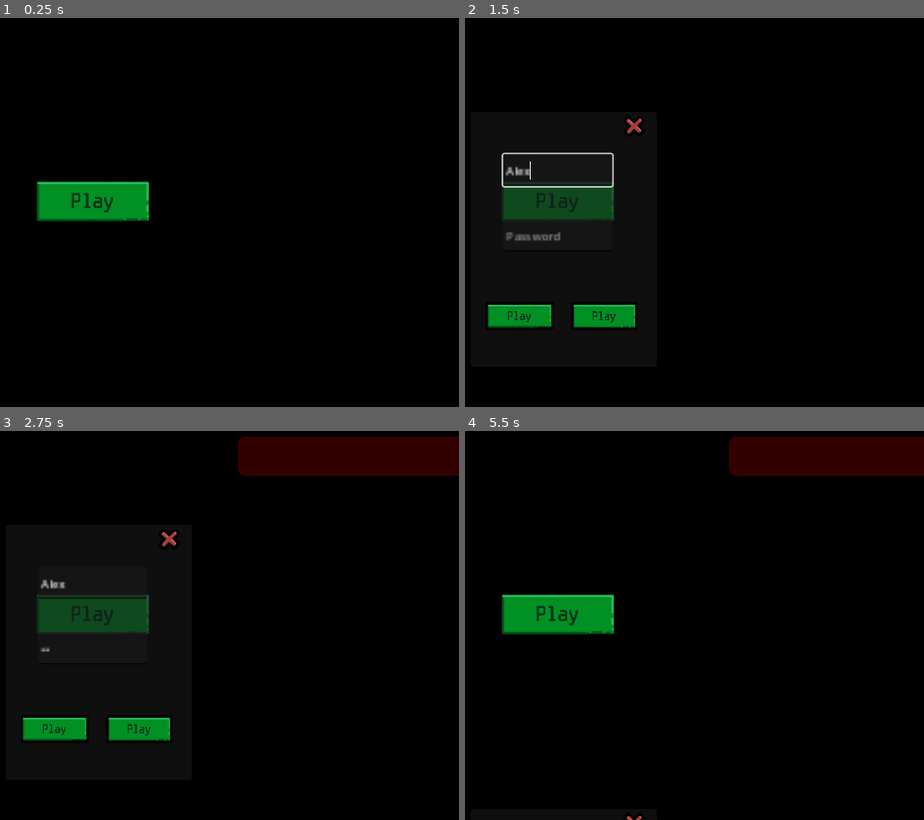
Above: before the commit, frames 1-4 (two rows, left to right).
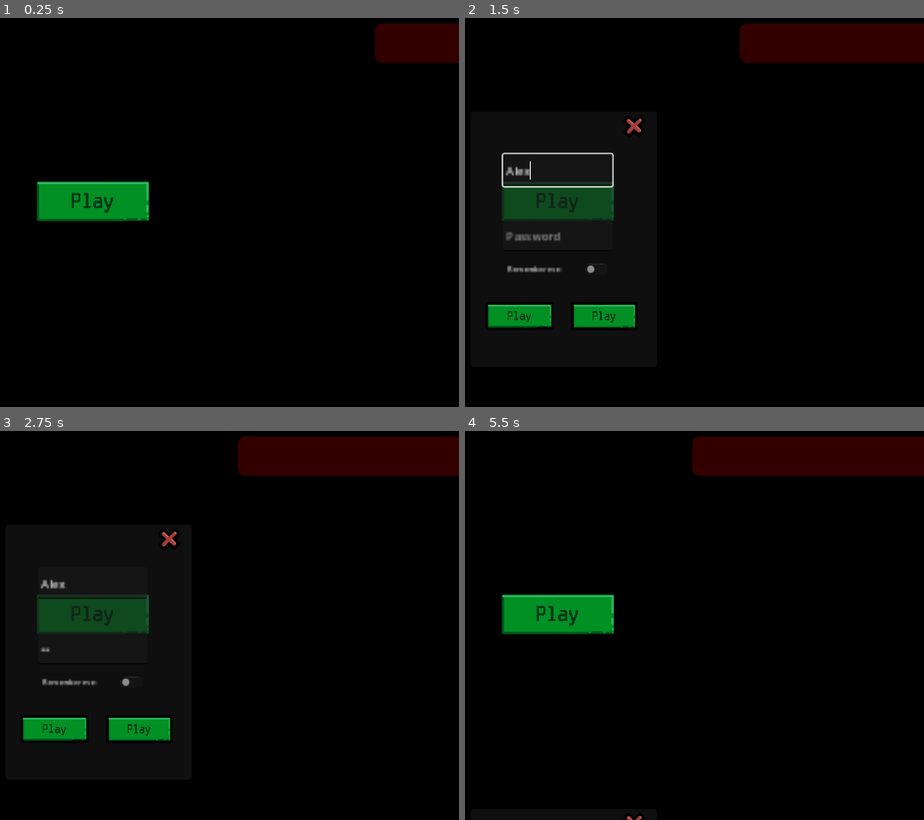
Above: after the commit, the same moments.

Repository: CharredCoall/DIS-WebApp
Game: Godot game, scene res://login.tscn
The game is run twice, just before and just after one commit, with the same random seed, the same clock (stepped at 60 frames per second) and the same inputs. Before the commit the project starts from res://hotel.tscn. Video files are missing from this copy of the repository; at most half a second of black plays in their place.
Inputs (mouse positions are in pixels of both pictures, inside the frame that each line leads up to):
- Up to frame 1 (0.25 s): no input
- Up to frame 2 (1.5 s): click (556, 200) at 0.5 s; click (556, 169) at 1.27 s; type "Alex" at 1.35 s
- Up to frame 3 (2.75 s): click (91, 648) at 1.5 s; type "12" at 1.58 s; click (137, 730) at 2 s
- Up to frame 4 (5.5 s): click (556, 683) at 2.75 s, where only the run after the commit has a clickable "Remember me:"; click (520, 730) at 3.5 s; click (520, 730) at 4.25 s; click (634, 539) at 5 s

The runs differ from the first frame. In frame 1, 1.8% of the frame differs, in the area x 81-100%, y 1-12%; in frame 2, 4.2%, in the area x 9-100%, y 1-66%; in frame 3, 0.2%; in frame 4, 0.8%.

Commit message:
remember user

Diff:
--- a/Godot/GameManager.gd
+++ b/Godot/GameManager.gd
@@ -3,12 +3,21 @@
 var http_ready := true
 var last_route := ""
 var last_method
+var last_user = ""
+var last_user_id = -1
 
 signal error
 
 # Called when the node enters the scene tree for the first time.
 func _ready():
+	var window = JavaScriptBridge.get_interface("window")
+
+	if window != null :
+		var this_url = window.location.href
+		GameVariables.url = this_url
+
 	$HTTPRequest.request_completed.connect(self._on_request_completed)
+	_start_request("/user",HTTPClient.METHOD_GET,{})
 
 
 # Called every frame. 'delta' is the elapsed time since the previous frame.
@@ -16,12 +25,14 @@
 	pass
 
 func _open_logintab():
-	$LoginTab/LoginAnimation.play("ZoomLoginTab")
+	$AnimationPlayer.play("ZoomLoginTab")
 
 
 func _close_logintab():
-	$LoginTab/LoginAnimation.play_backwards("ZoomLoginTab")
+	$AnimationPlayer.play_backwards("ZoomLoginTab")
 
+func _login_last_user():
+	_start_request("/load_game",HTTPClient.METHOD_GET, {"user": last_user})
 
 func _start_request(route, method, data):
 	if http_ready :
@@ -81,7 +92,14 @@
 				GameVariables.items[int(hat[0])] = hat[1]
 		get_tree().change_scene_to_file("res://hotel.tscn")
 	elif last_route == "/user" && last_method == HTTPClient.METHOD_POST:
-			_start_request("/load_game",HTTPClient.METHOD_GET, {"user": $LoginTab/UsernameField.text})
+		_start_request("/load_game",HTTPClient.METHOD_GET, {"user": $LoginTab/UsernameField.text})
+	elif last_route == "/user" && last_method == HTTPClient.METHOD_GET:
+		if typeof(json) == TYPE_ARRAY:
+			last_user_id = json[0]
+			last_user = json[1]
+			$LoginAs/Label.text = "Login as: \"" + last_user + "\""
+			$LoginAs/AnimationPlayer.play("ZoomLoginAs")
+
 
 
 
--- a/Godot/LoginTab.gd
+++ b/Godot/LoginTab.gd
@@ -12,7 +12,7 @@
 
 
 func _new_login():
-	%GameManager._start_request("/user", HTTPClient.METHOD_POST, {"username": $UsernameField.text, "pass": $PasswordField.text})
+	%GameManager._start_request("/user", HTTPClient.METHOD_POST, {"username": $UsernameField.text, "pass": $PasswordField.text, "remember": $RememberField.button_pressed})
 
 func _login():
-	%GameManager._start_request("/user", HTTPClient.METHOD_PUT, {"username": $UsernameField.text, "pass": $PasswordField.text})
+	%GameManager._start_request("/user", HTTPClient.METHOD_PUT, {"username": $UsernameField.text, "pass": $PasswordField.text, "remember": $RememberField.button_pressed})
--- a/Godot/Notif.gd
+++ b/Godot/Notif.gd
@@ -17,4 +17,4 @@
 
 func _show_notif(text):
 	self.text = text
-	$AnimationPlayer.play("Got_Notif")
+	%GameManager/AnimationPlayer.play("Got_Notif")
--- a/Godot/login.tscn
+++ b/Godot/login.tscn
@@ -11,6 +11,44 @@
 [ext_resource type="Texture2D" uid="uid://dal8cg5xciq7g" path="res://Art/Cross.png" id="8_d3mga"]
 [ext_resource type="Script" path="res://Notif.gd" id="9_eatfr"]
 
+[sub_resource type="Animation" id="Animation_a61jg"]
+resource_name = "Got_Notif"
+length = 4.0
+tracks/0/type = "value"
+tracks/0/imported = false
+tracks/0/enabled = true
+tracks/0/path = NodePath("Notif:position")
+tracks/0/interp = 1
+tracks/0/loop_wrap = true
+tracks/0/keys = {
+"times": PackedFloat32Array(0, 0.7, 3.3, 4),
+"transitions": PackedFloat32Array(1, 1, 1, 1),
+"update": 0,
+"values": [Vector2(1933, 72), Vector2(1350, 72), Vector2(1350, 72), Vector2(1933, 72)]
+}
+
+[sub_resource type="Animation" id="Animation_pnkbe"]
+resource_name = "ZoomLoginTab"
+length = 0.5
+tracks/0/type = "value"
+tracks/0/imported = false
+tracks/0/enabled = true
+tracks/0/path = NodePath("LoginTab:position")
+tracks/0/interp = 1
+tracks/0/loop_wrap = true
+tracks/0/keys = {
+"times": PackedFloat32Array(0, 0.5),
+"transitions": PackedFloat32Array(1, 1),
+"update": 0,
+"values": [Vector2(728, 1200), Vector2(728, 304)]
+}
+
+[sub_resource type="AnimationLibrary" id="AnimationLibrary_8pvrd"]
+_data = {
+"Got_Notif": SubResource("Animation_a61jg"),
+"ZoomLoginTab": SubResource("Animation_pnkbe")
+}
+
 [sub_resource type="GDScript" id="GDScript_p6d1r"]
 script/source = "extends VideoStreamPlayer
 
@@ -27,12 +65,8 @@
 
 [sub_resource type="Theme" id="Theme_b247d"]
 
-[sub_resource type="Animation" id="Animation_u1wmu"]
-length = 0.001
-
-[sub_resource type="Animation" id="Animation_o0h83"]
-resource_name = "ZoomLoginTab"
-length = 0.5
+[sub_resource type="Animation" id="Animation_ws1rk"]
+resource_name = "ZoomLoginAs"
 tracks/0/type = "value"
 tracks/0/imported = false
 tracks/0/enabled = true
@@ -40,37 +74,15 @@
 tracks/0/interp = 1
 tracks/0/loop_wrap = true
 tracks/0/keys = {
-"times": PackedFloat32Array(0, 0.5),
+"times": PackedFloat32Array(0, 0.6),
 "transitions": PackedFloat32Array(1, 1),
 "update": 0,
-"values": [Vector2(728, 1200), Vector2(728, 304)]
-}
-
-[sub_resource type="AnimationLibrary" id="AnimationLibrary_pb227"]
+"values": [Vector2(589, -120), Vector2(589, 0)]
+}
+
+[sub_resource type="AnimationLibrary" id="AnimationLibrary_4j1i4"]
 _data = {
-"RESET": SubResource("Animation_u1wmu"),
-"ZoomLoginTab": SubResource("Animation_o0h83")
-}
-
-[sub_resource type="Animation" id="Animation_kj07b"]
-resource_name = "Got_Notif"
-length = 4.0
-tracks/0/type = "value"
-tracks/0/imported = false
-tracks/0/enabled = true
-tracks/0/path = NodePath(".:position")
-tracks/0/interp = 1
-tracks/0/loop_wrap = true
-tracks/0/keys = {
-"times": PackedFloat32Array(0, 0.7, 3.3, 4),
-"transitions": PackedFloat32Array(1, 1, 1, 1),
-"update": 0,
-"values": [Vector2(1933, 72), Vector2(1350, 72), Vector2(1350, 72), Vector2(1933, 72)]
-}
-
-[sub_resource type="AnimationLibrary" id="AnimationLibrary_ur132"]
-_data = {
-"Got_Notif": SubResource("Animation_kj07b")
+"ZoomLoginAs": SubResource("Animation_ws1rk")
 }
 
 [node name="LoginScreen" type="Node2D"]
@@ -78,6 +90,11 @@
 [node name="GameManager" type="Node" parent="."]
 unique_name_in_owner = true
 script = ExtResource("1_u5bux")
+
+[node name="AnimationPlayer" type="AnimationPlayer" parent="GameManager"]
+libraries = {
+"": SubResource("AnimationLibrary_8pvrd")
+}
 
 [node name="VideoStreamPlayer" type="VideoStreamPlayer" parent="GameManager"]
 anchors_preset = 15
@@ -121,10 +138,10 @@
 anchor_top = 0.5
 anchor_right = 0.5
 anchor_bottom = 0.5
-offset_left = 728.0
-offset_top = 1200.0
-offset_right = 987.0
-offset_bottom = 1536.0
+offset_left = -232.0
+offset_top = 660.0
+offset_right = 27.0
+offset_bottom = 996.0
 grow_horizontal = 2
 grow_vertical = 2
 scale = Vector2(1.88966, 1.99421)
@@ -148,11 +165,6 @@
 placeholder_text = "Password"
 secret = true
 
-[node name="LoginAnimation" type="AnimationPlayer" parent="GameManager/LoginTab"]
-libraries = {
-"": SubResource("AnimationLibrary_pb227")
-}
-
 [node name="New user" type="TextureButton" parent="GameManager/LoginTab"]
 layout_mode = 0
 offset_left = 20.0
@@ -193,16 +205,26 @@
 stretch_mode = 0
 script = ExtResource("6_goepl")
 
+[node name="RememberField" type="CheckButton" parent="GameManager/LoginTab"]
+layout_mode = 0
+offset_left = 45.0
+offset_top = 192.0
+offset_right = 197.0
+offset_bottom = 223.0
+mouse_default_cursor_shape = 2
+theme_override_font_sizes/font_size = 10
+text = "Remember me:"
+
 [node name="HTTPRequest" type="HTTPRequest" parent="GameManager"]
 
 [node name="Notif" type="Label" parent="GameManager"]
 anchors_preset = 1
 anchor_left = 1.0
 anchor_right = 1.0
-offset_left = 31.0
-offset_top = 77.0
-offset_right = 607.0
-offset_bottom = 180.0
+offset_left = 13.0
+offset_top = 72.0
+offset_right = 589.0
+offset_bottom = 175.0
 grow_horizontal = 0
 theme_override_font_sizes/font_size = 30
 text = "Notification"
@@ -210,11 +232,49 @@
 autowrap_mode = 3
 script = ExtResource("9_eatfr")
 
-[node name="AnimationPlayer" type="AnimationPlayer" parent="GameManager/Notif"]
+[node name="LoginAs" type="Panel" parent="GameManager"]
+anchors_preset = 5
+anchor_left = 0.5
+anchor_right = 0.5
+offset_left = -371.0
+offset_top = -120.0
+offset_right = 376.0
+offset_bottom = -2.0
+grow_horizontal = 2
+
+[node name="Login" type="TextureButton" parent="GameManager/LoginAs"]
+layout_mode = 1
+anchors_preset = 15
+anchor_right = 1.0
+anchor_bottom = 1.0
+offset_left = 530.0
+offset_top = 17.0
+offset_right = -40.0
+offset_bottom = -24.0
+grow_horizontal = 2
+grow_vertical = 2
+mouse_default_cursor_shape = 2
+texture_normal = ExtResource("3_q3ffk")
+texture_pressed = ExtResource("4_7uhwf")
+ignore_texture_size = true
+stretch_mode = 0
+
+[node name="Label" type="Label" parent="GameManager/LoginAs"]
+layout_mode = 0
+offset_left = 25.0
+offset_right = 482.0
+offset_bottom = 118.0
+theme_override_font_sizes/font_size = 30
+text = "Login as: \"username\""
+vertical_alignment = 1
+autowrap_mode = 3
+
+[node name="AnimationPlayer" type="AnimationPlayer" parent="GameManager/LoginAs"]
 libraries = {
-"": SubResource("AnimationLibrary_ur132")
+"": SubResource("AnimationLibrary_4j1i4")
 }
 
 [connection signal="error" from="GameManager" to="GameManager/Notif" method="_show_notif"]
 [connection signal="pressed" from="GameManager/LoginTab/New user" to="GameManager/LoginTab" method="_new_login"]
 [connection signal="pressed" from="GameManager/LoginTab/Login" to="GameManager/LoginTab" method="_login"]
+[connection signal="pressed" from="GameManager/LoginAs/Login" to="GameManager" method="_login_last_user"]
--- a/Godot/project.godot
+++ b/Godot/project.godot
@@ -11,7 +11,7 @@
 [application]
 
 config/name="PigeonHole"
-run/main_scene="res://hotel.tscn"
+run/main_scene="res://login.tscn"
 config/features=PackedStringArray("4.2", "GL Compatibility")
 boot_splash/image="res://Art/LoadScreen.png"
 config/icon="res://PigeonHole.icon.png"
Not shown, changed: Server/Flask/WebApp.py
Not shown, changed: Server/Flask/static/PigeonHole.html
Not shown, changed: Server/Flask/static/PigeonHole.pck
